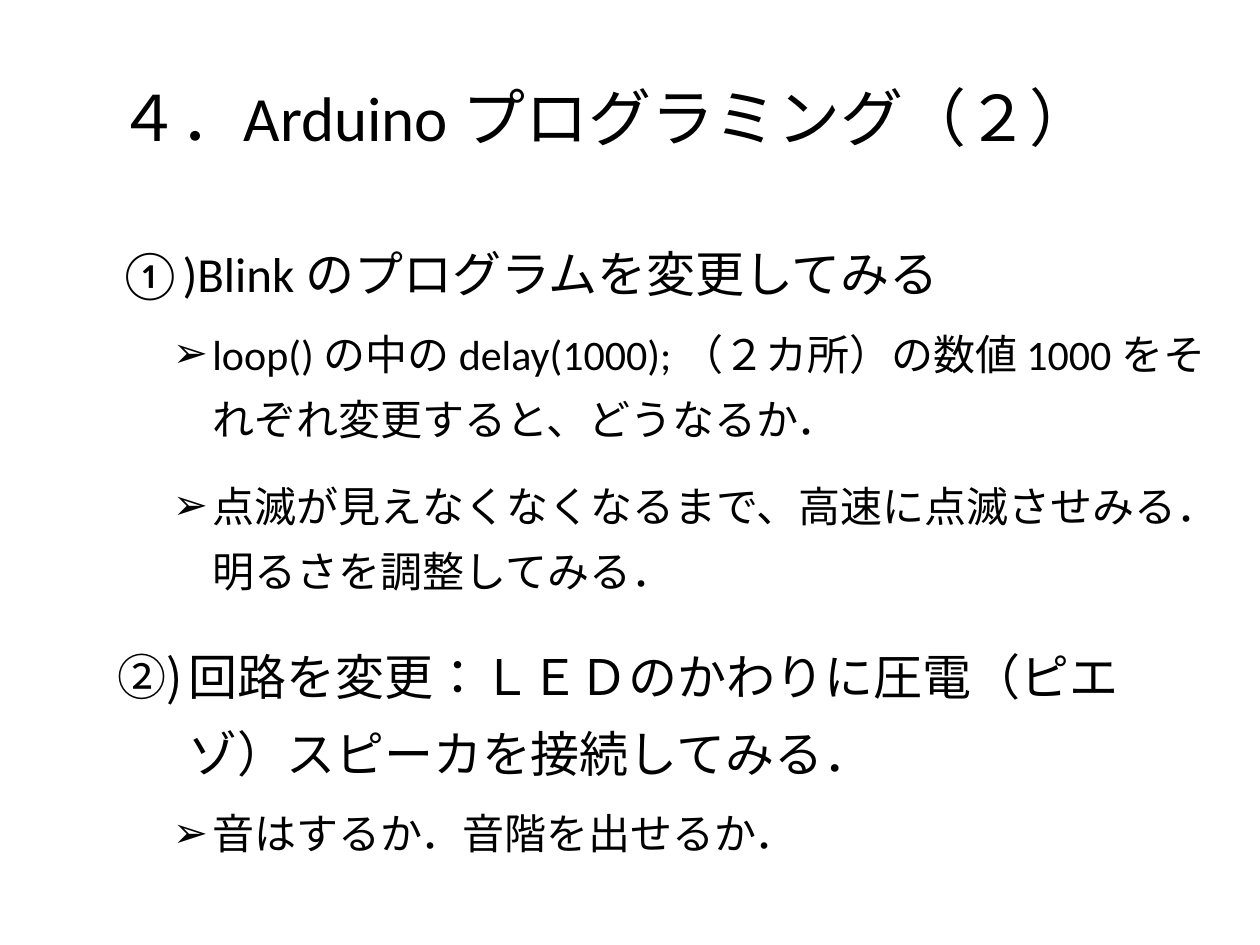
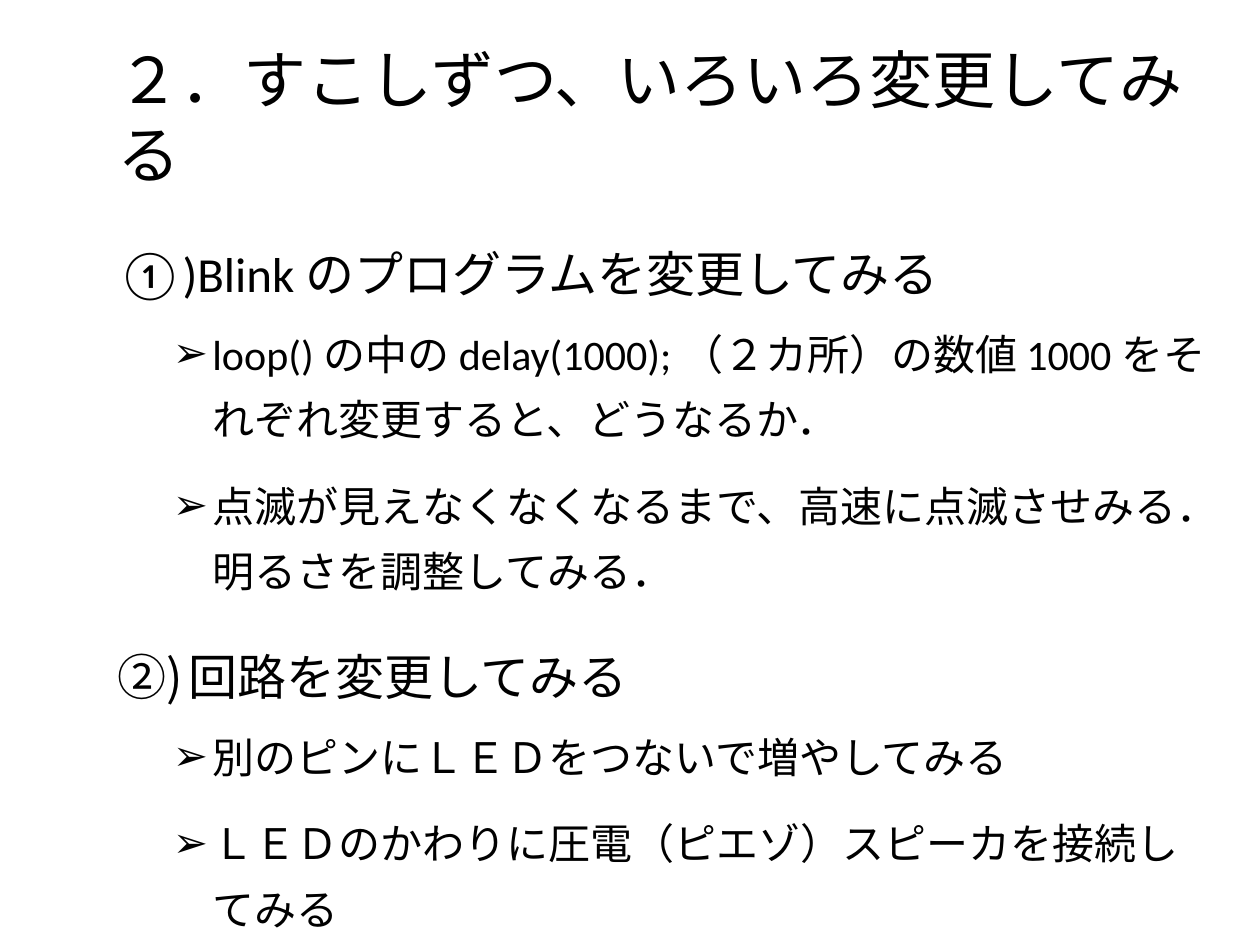
Before and after one commit to MatsK/Courses, a slide deck: slide 5 of CS2/Arduino入門：Arduino IDE 言語篇.pptx. Drawn at 1260x945 pixels with LibreOffice and Linux fonts; fonts in the diff are those of the drawing; background and template pictures are left out. Boxes give left, top, right and bottom in pixels: in the first picture for what was removed or moved away, otherwise in the second. Text is boxed around its words. In the diff, an @@ line names an element or a change of style, - is before the commit and + after.

Commit message:
arduino ide

```diff
--- a/CS2/Arduino入門：Arduino IDE 言語篇.pptx
+++ b/CS2/Arduino入門：Arduino IDE 言語篇.pptx
@@ title at (118,50,1183,181): text changed @@
-４．Arduino プログラミング（２）
+２．すこしずつ、いろいろ変更してみる
@@ text at (189,653,1178,928): text changed; size 28 to 24 pt @@
-2. 回路を変更：ＬＥＤのかわりに圧電（ピエゾ）スピーカを接続してみる．
-  ➢ 音はするか．音階を出せるか．
+2. 回路を変更してみる
+  ➢ 別のピンにＬＥＤをつないで増やしてみる
+  ➢ ＬＥＤのかわりに圧電（ピエゾ）スピーカを接続してみる
```
Also in this commit, not shown: 12 other slides changed, 2 slides added, 1 slide removed, 1 other file.
